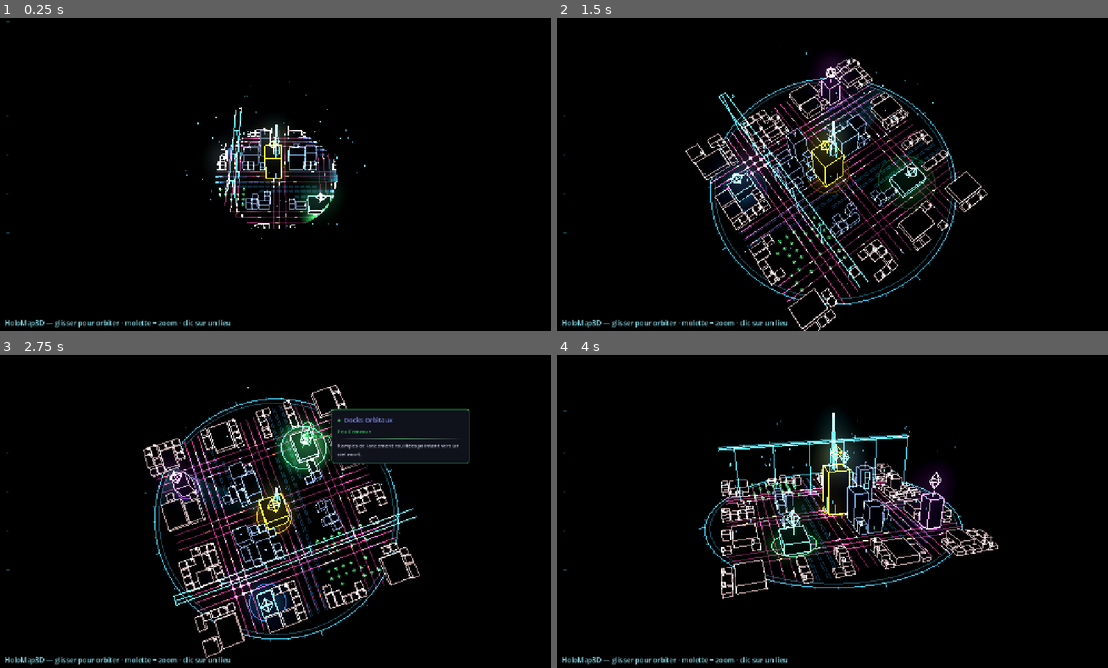
Above: before the commit, frames 1-4 (two rows, left to right).
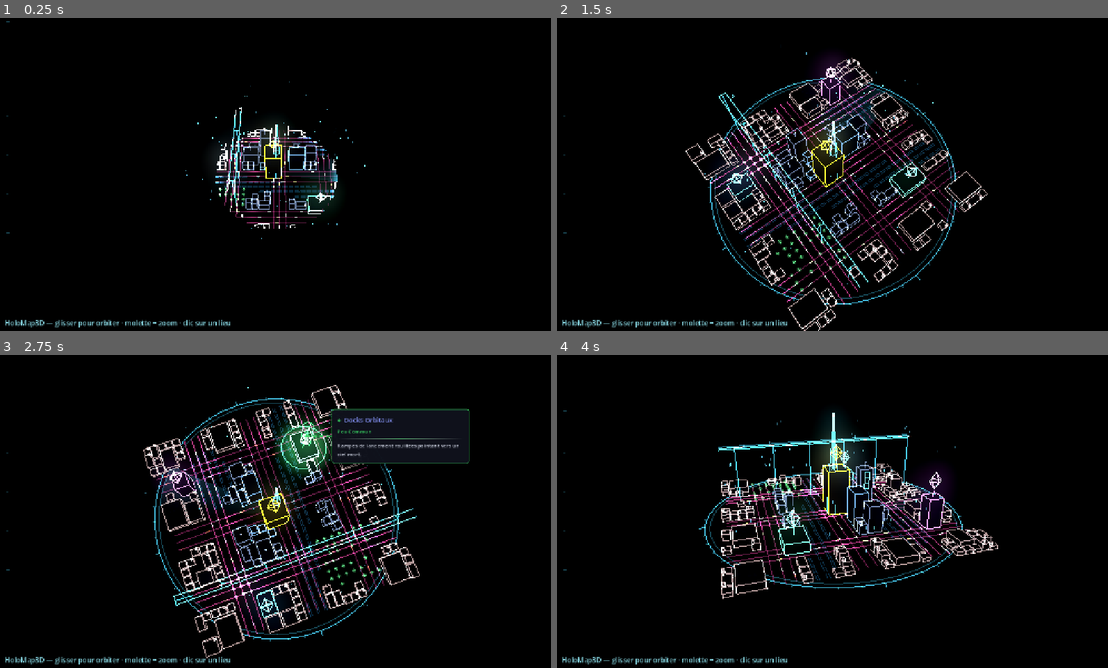
Above: after the commit, the same moments.

Repository: Rhend/Reliquary
Game: Godot game, scene res://scenes/holomap3d/holo_map_3d.tscn
Same seed, same stepped clock (60 frames per second), same inputs: the game is played once before the commit and once after it. This scene is started directly instead of the project's main scene.
Inputs (mouse positions are in pixels of both pictures, inside the frame that each line leads up to):
- Up to frame 1 (0.25 s): no input
- Up to frame 2 (1.5 s): tap Enter at 0.5, 0.6 s; move the mouse to (953, 158) at 0.52 s; hold Right 0.53-1.25 s; click (953, 158) at 0.67 s; tap Space (ui_select) at 0.77 s; drag from (722, 190) to (804, 237) at 1.27 s
- Up to frame 3 (2.75 s): move the mouse to (330, 442) at 2.02 s; hold Right from 2.03 s (still down); tap Enter at 2.1 s
- Up to frame 4 (4 s): release Right at 2.75 s; drag from (804, 574) to (667, 464) at 2.77 s; move the mouse to (997, 558) at 3.52 s; hold Left from 3.53 s (still down); tap Enter at 3.6 s; tap Space (ui_select) at 3.77 s

The runs differ from the first frame. In frame 1, 0.2% of the frame differs, in the area x 41-61%, y 37-66%; in frame 2, 0.8%, in the area x 30-69%, y 23-62%; in frame 3, 0.4%; in frame 4, 0.4%.

Commit message:
feat(holomap3d): halos des lieux émis au survol seulement (plus en continu)
Le halo au sol + l'anneau « ping radar » des lieux d'expédition pulsaient en
permanence (bruit visuel sur toute la carte). Ils sont désormais émis au survol
seulement, avec un fondu doux (même mécanique que le faisceau). Hors survol, le
lieu n'émet plus rien : seuls le pin flottant et la boîte tier-colorée restent
comme repères permanents.

Co-Authored-By: Claude Opus 4.8 <noreply@anthropic.com>

Diff:
--- a/scenes/holomap3d/HoloLocation3D.gd
+++ b/scenes/holomap3d/HoloLocation3D.gd
@@ -4,9 +4,11 @@
 # Area3D placée à la position monde du lieu. Dessine, en COULEUR DE PALIER
 # (UIColors.tier_color, trait plein + glow marqué → ressort du tissu urbain) :
 #   • le bâtiment-lieu (boîte d'emprise N×M, étages, subdivision légère) ;
-#   • un PIN diamant flottant relié par une tige ;
-#   • un ANNEAU pulsant (ping radar) projeté au sol.
-# Pin + anneau pulsent en continu ; le survol intensifie tout.
+#   • un PIN diamant flottant relié par une tige (repère permanent) ;
+#   • un ANNEAU « ping radar » + un HALO au sol, ÉMIS AU SURVOL SEULEMENT
+#     (fondu doux) — hors survol le lieu n'émet plus rien en continu.
+# Seuls le pin et la boîte restent visibles en permanence ; le survol fait
+# apparaître halo + ping + faisceau et intensifie le tout.
 #
 # Picking 3D via le viewport (Area3D + CollisionShape3D + input_ray_pickable) →
 # survol/clic suivent la caméra. Clic gauche → émet `clique(id)`.
@@ -42,6 +44,7 @@
 var _halo: MeshInstance3D
 var _pin_y := 0.0
 var _beam_a := 0.0          # opacité courante du faisceau (fondu au survol)
+var _emit_a := 0.0          # opacité des halos émis (ping anneau + halo sol) — survol seul
 var _mat_bat: ShaderMaterial
 var _mat_pin: ShaderMaterial
 var _mat_ring: ShaderMaterial
@@ -139,6 +142,7 @@
 	_halo.mesh = shd.commit()
 	_halo.material_override = _mat_halo
 	_halo.position = Vector3(0, 0.012, 0)
+	_halo.visible = false   # halos émis au survol seulement
 	add_child(_halo)
 
 	# ── Anneau pulsant au sol ──
@@ -148,6 +152,7 @@
 	_ring.mesh = HoloMesh3D.commit(sr, nr)
 	_ring.material_override = _mat_ring
 	_ring.position = Vector3(0, 0.03, 0)
+	_ring.visible = false   # ping radar au survol seulement
 	add_child(_ring)
 
 	# ── Pin diamant flottant ──
@@ -186,18 +191,27 @@
 		_mat_pin.set_shader_parameter("emission_strength",
 				(4.2 + 0.6 * pulse) if _hover else (2.8 + 0.5 * pulse))
 
+	# Halos émis (ping radar + halo au sol) : fondu d'apparition au survol seul ;
+	# hors survol ils disparaissent (le lieu n'émet plus rien en continu, le pin
+	# flottant suffisant comme repère permanent).
+	_emit_a = lerpf(_emit_a, 1.0 if _hover else 0.0, 1.0 - exp(-10.0 * dt))
+	var emet := _emit_a >= 0.01
+
 	if is_instance_valid(_ring):
-		var phase := fposmod(_t * 0.6, 1.0)
-		var s := 0.5 + 0.9 * phase
-		_ring.scale = Vector3(s, 1.0, s)
-		_mat_ring.set_shader_parameter("alpha_mult",
-				(1.0 - phase) * (1.5 if _hover else 1.0))
-		_mat_ring.set_shader_parameter("emission_strength", 3.4 if _hover else 2.4)
-
-	# Halo au sol : respiration douce, plus intense au survol.
+		_ring.visible = emet
+		if emet:
+			var phase := fposmod(_t * 0.6, 1.0)
+			var s := 0.5 + 0.9 * phase
+			_ring.scale = Vector3(s, 1.0, s)
+			_mat_ring.set_shader_parameter("alpha_mult", (1.0 - phase) * 1.5 * _emit_a)
+			_mat_ring.set_shader_parameter("emission_strength", 3.4)
+
+	# Halo au sol : respiration douce, au survol seulement.
 	if is_instance_valid(_halo):
-		_mat_halo.set_shader_parameter("alpha_mult", (0.55 + 0.3 * pulse) * (1.6 if _hover else 1.0))
-		_mat_halo.set_shader_parameter("emission_strength", 1.9 if _hover else 1.2)
+		_halo.visible = emet
+		if emet:
+			_mat_halo.set_shader_parameter("alpha_mult", (0.55 + 0.3 * pulse) * 1.6 * _emit_a)
+			_mat_halo.set_shader_parameter("emission_strength", 1.9)
 
 	# Faisceau : fondu d'apparition au survol (disparaît hors survol).
 	if is_instance_valid(_beam):
